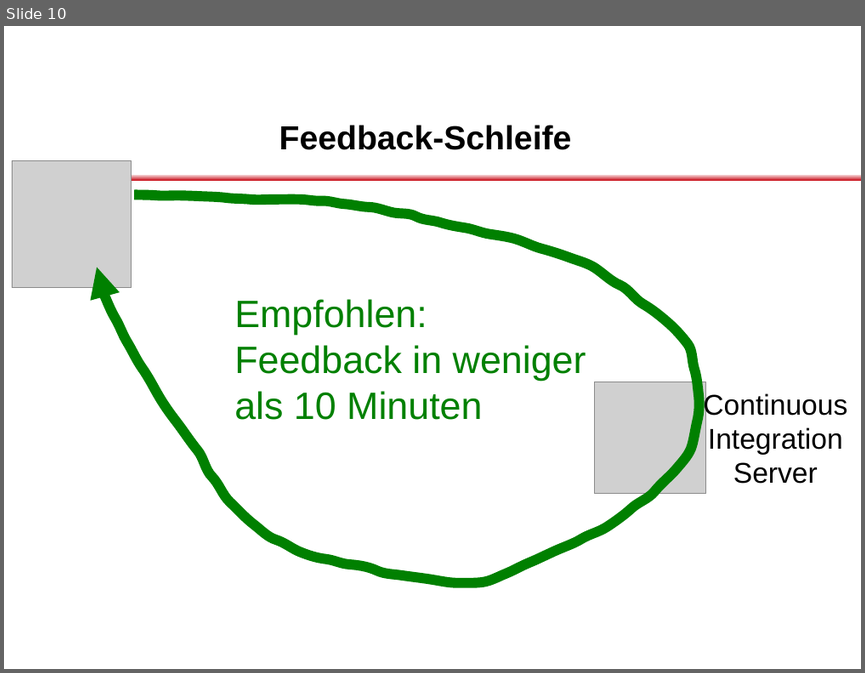
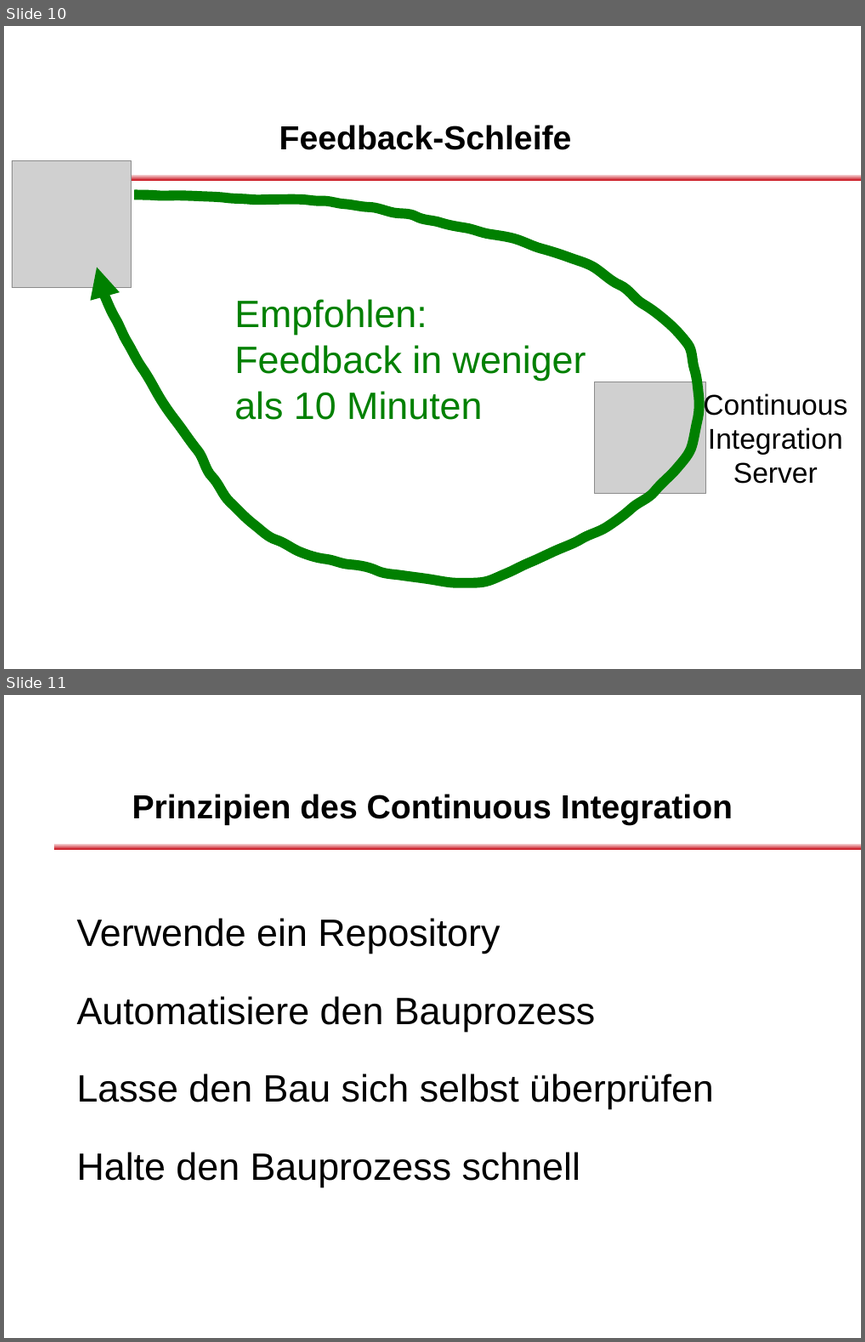
Before and after one commit to dlindner/vorlesung-se2-dhbw, a slide deck: added_2012/Continuous Integration.odp. Shown one above the other, each under a label of ours: slide 10 before the commit, slides 10 and 11 after it. The pictures are 865x673 and 865x1342 pixels, drawn with LibreOffice and Linux fonts; fonts in the diff are those of the drawing; grey boxes stand for pictures; background and template pictures are left out. Boxes give left, top, right and bottom in pixels: in the first picture for what was removed or moved away, otherwise in the second. Text is boxed around its words. In the diff, an @@ line names an element or a change of style, - is before the commit and + after.

Commit message:
Vorlesungseinheit für Continuous Integration als Release Candidate

```diff
--- a/added_2012/Continuous Integration.odp
+++ b/added_2012/Continuous Integration.odp
@@ slide 11 added at [4,695,861,1338], background #FFFFFF; not listed: 2 template elements that a slide beside it also shows @@
@@ title added at [132,794,732,825], 28 pt, text #000000, bold @@
+Prinzipien des Continuous Integration
@@ text added at [77,918,714,1187], 32 pt, text #000000 @@
+Verwende ein Repository
+Automatisiere den Bauprozess
+Lasse den Bau sich selbst überprüfen
+Halte den Bauprozess schnell
```
Also in this commit, not shown: 2 slides changed, 8 other slides added, 8 slides removed.
